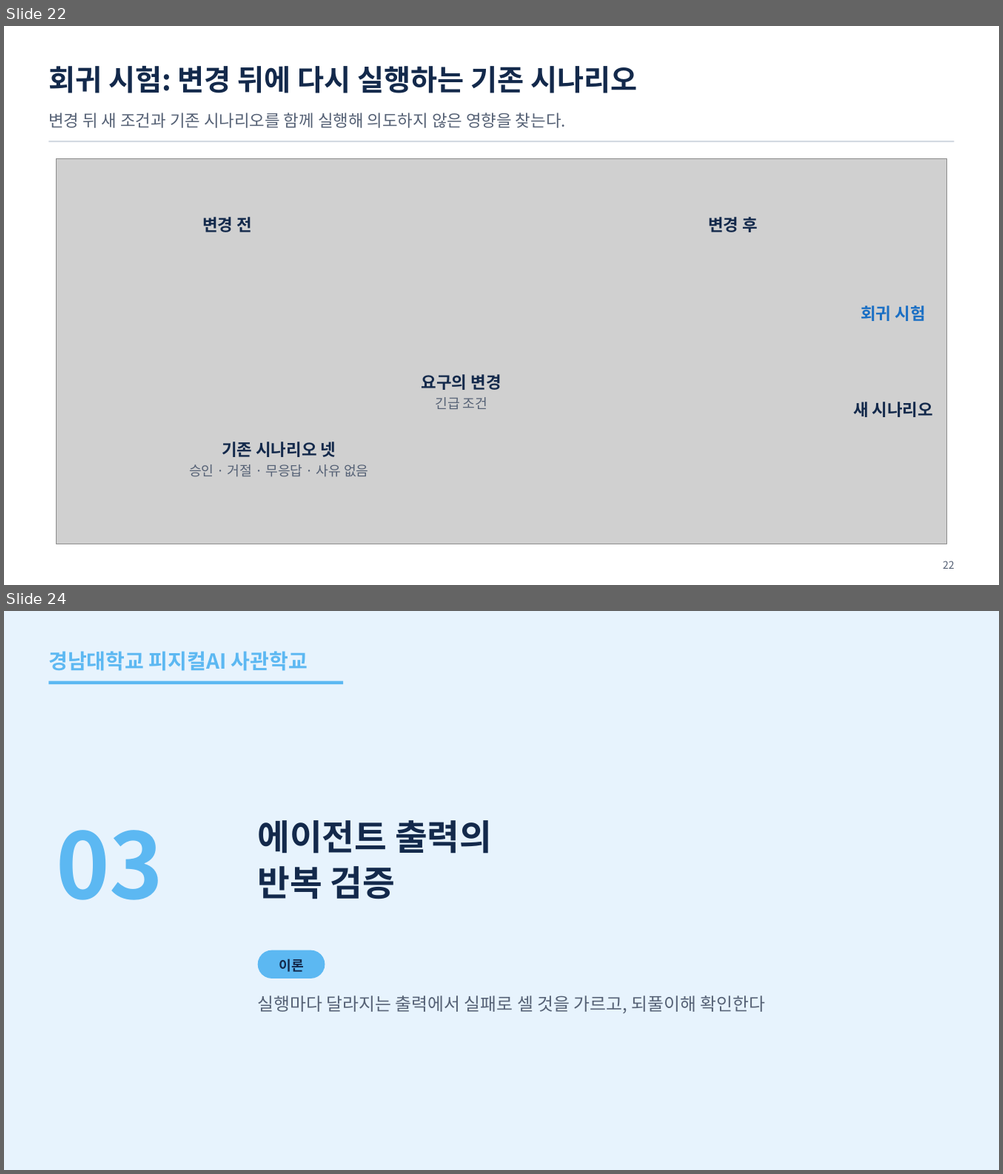
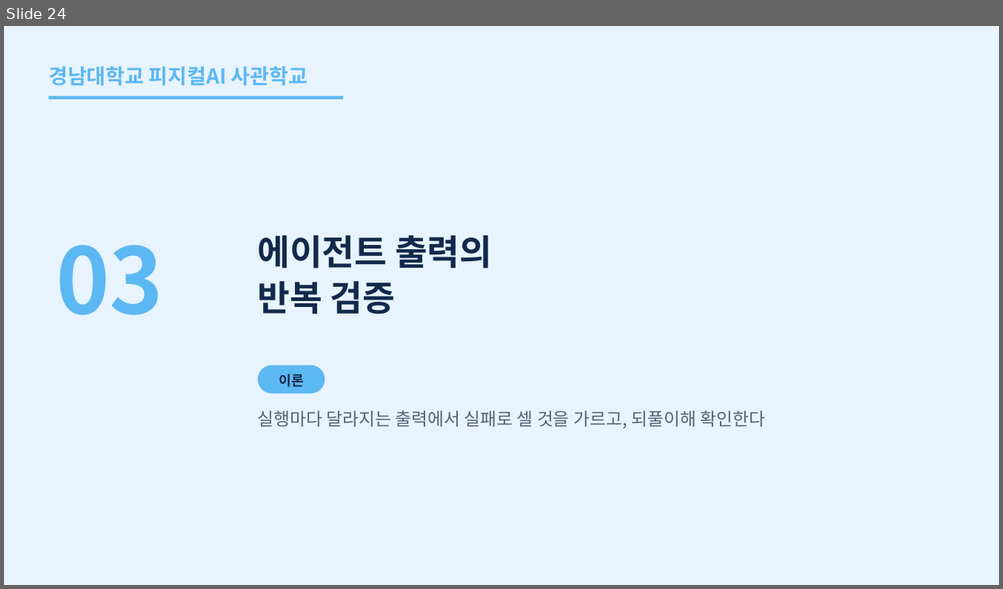
Before and after one commit to uengine-oss/hyd-iot-edu, a slide deck: workspace/강의제작/산출물/통합반/이론/08회차/통합반_08일차.pptx. Shown one above the other, each under a label of ours: slides 22 and 24 before the commit, slide 24 after it; the slides between them are not shown. The pictures are 1003x1174 and 1003x589 pixels, drawn with LibreOffice and Linux fonts; fonts in the diff are those of the drawing; grey boxes stand for pictures. Boxes give left, top, right and bottom in pixels: in the first picture for what was removed or moved away, otherwise in the second. Text is boxed around its words. In the diff, an @@ line names an element or a change of style, - is before the commit and + after.

Commit message:
통합반 8회차 13~23장 현재 시험에 맞춘 덱과 대본을 검토 중 상태로 보존

```diff
--- a/workspace/강의제작/산출물/통합반/이론/08회차/통합반_08일차.pptx
+++ b/workspace/강의제작/산출물/통합반/이론/08회차/통합반_08일차.pptx
@@ slide 22 removed at bbox=[4, 26, 999, 585], background #FFFFFF @@
@@ text removed at bbox=[48, 66, 637, 93] @@
-회귀 시험: 변경 뒤에 다시 실행하는 기존 시나리오
@@ text removed at bbox=[48, 113, 566, 128] @@
-변경 뒤 새 조건과 기존 시나리오를 함께 실행해 의도하지 않은 영향을 찾는다.
@@ rectangle removed at bbox=[48, 141, 954, 142] @@
@@ picture removed at bbox=[57, 158, 946, 545] @@
@@ text removed at bbox=[202, 217, 252, 232] @@
-변경 전
@@ text removed at bbox=[708, 217, 757, 232] @@
-변경 후
@@ text removed at bbox=[860, 306, 925, 321] @@
-회귀 시험
@@ text removed at bbox=[421, 375, 501, 409] @@
-요구의 변경
-긴급 조건
@@ text removed at bbox=[853, 402, 933, 417] @@
-새 시나리오
@@ text removed at bbox=[189, 442, 368, 477] @@
-기존 시나리오 넷
-승인 · 거절 · 무응답 · 사유 없음
@@ text removed at bbox=[942, 561, 954, 569] @@
-22
```
Also in this commit, not shown: 8 slides changed, 3 slides added, 2 other slides removed, 5 other files.
